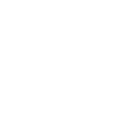
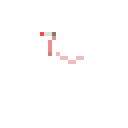
Two versions of the same layered image (128x128). Layer-by-layer changes:
showed "arms_set_blank_side_smoke_aspirate_frame6", painted on it over [40, 32, 84, 64]
